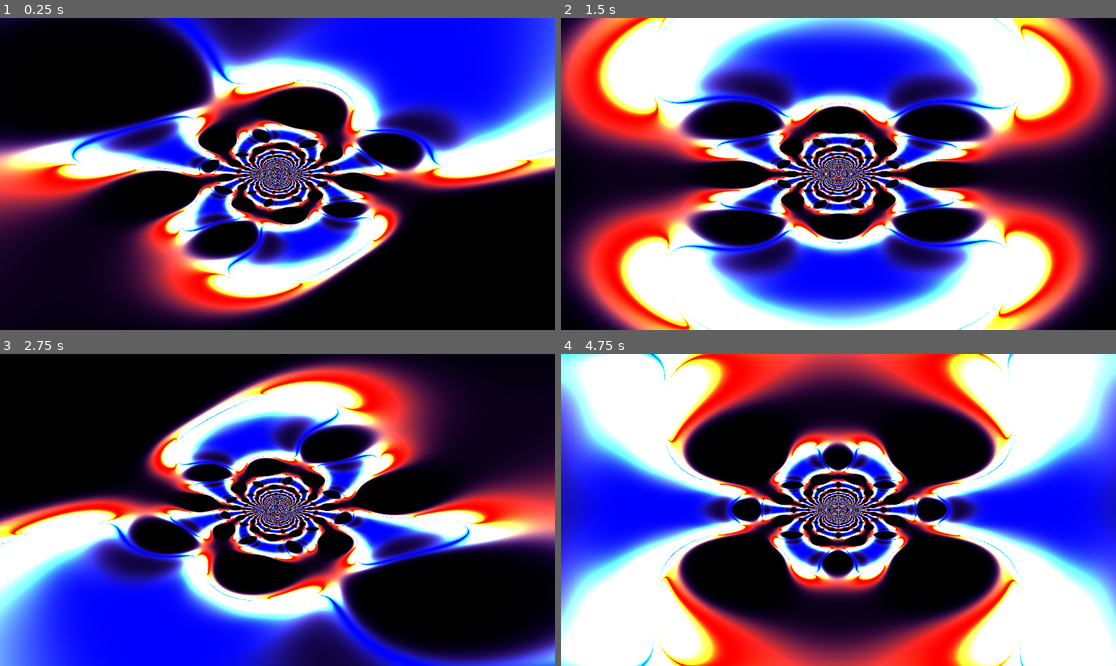
Above: before the commit, frames 1-4 (two rows, left to right).
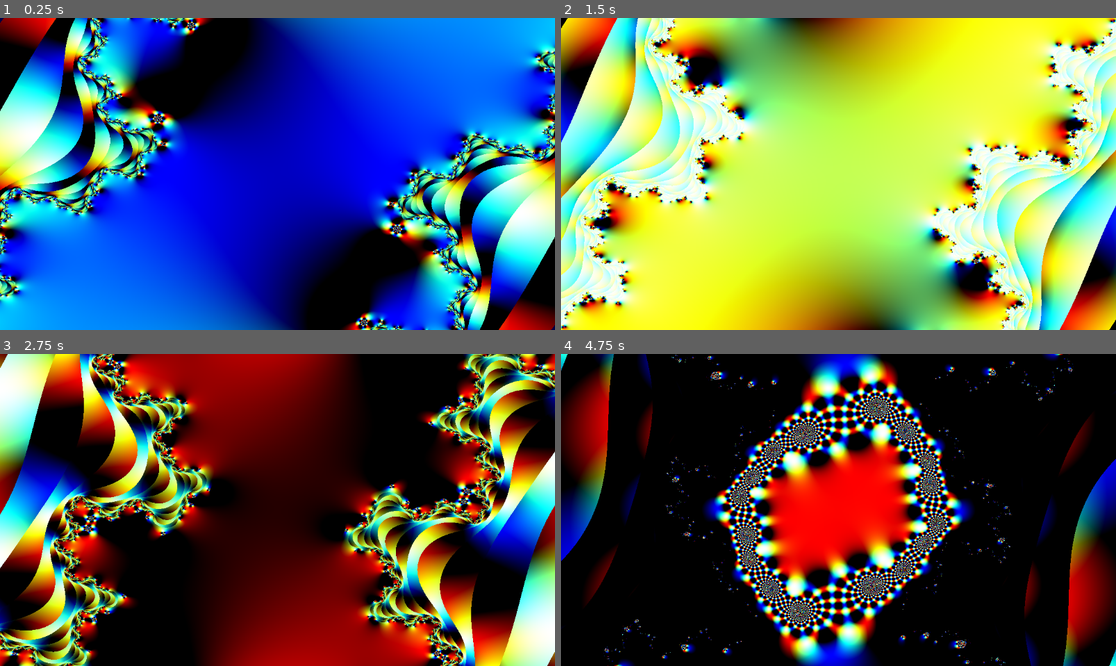
Above: after the commit, the same moments.

Repository: kiwijuice56/web-fractal-flame
Game: Godot game, scene res://main/main.tscn
Same seed, same stepped clock (60 frames per second), same inputs: the game is played once before the commit and once after it.
Inputs:
- Up to frame 1 (0.25 s): no input
- Up to frame 2 (1.5 s): no input
- Up to frame 3 (2.75 s): no input
- Up to frame 4 (4.75 s): no input

The runs differ from the first frame. In frame 1, 92% of the frame differs, in the area x 0-100%, y 0-100%; in frame 2, 99%; in frame 3, 91%; in frame 4, 90%.

Commit message:
Julia

Diff:
--- a/main/fractal.gdshader
+++ b/main/fractal.gdshader
@@ -2,31 +2,47 @@
 
 uniform float aspect_ratio = 1.0;
 
+vec2 sinusoidal(vec2 c, float offset) {
+	c.x = sin(c.x + offset);
+	c.y = sin(c.y + offset);
+
+	return c;
+}
+
+vec2 spherical(vec2 c, float offset) {
+	vec2 t = c;
+	c.x = c.x / (c.x * c.x + c.y * c.y) + offset;
+	c.y = c.y / (t.x * t.x + t.y * t.y) + offset;
+
+	return c;
+}
+
+vec2 julia(vec2 c, vec2 p) {
+	int i = 0;
+	for (; i < 16; i++) {
+		if (c.x * c.x + c.y * c.y > 4.0) {
+			break;
+		}
+		float t = c.x * c.x - c.y * c.y + p.x;
+		c.y = 2.0 * c.x * c.y + p.y;
+		c.x = t;
+	}
+	return c * vec2(float(i)) / 16.0;
+}
+
 void fragment() {
-	// setup coordinates
+	// Setup the coordinate system.
 	vec2 c = UV;
 	c -= vec2(0.5, 0.5);
 	c.x *= aspect_ratio;
 
-	// function after function!
-	c.x = sin(c.x);
-	c.y = sin(c.y);
+	// Apply functions randomly.
+	c = sinusoidal(c, 0.0);
+	c = julia(c, 0.6 * vec2(sin(TIME * 0.1), cos(TIME * 0.1)));
+	c = spherical(c, TIME);
+	//c = sinusoidal(c, TIME);
+	c = sinusoidal(c, 0.0);
 
-	vec2 t = c;
-	c.x = c.x / (c.x * c.x + c.y * c.y) + TIME;
-	c.y = c.y / (t.x * t.x + t.y * t.y) + TIME;
-
-	c.x = sin(c.x);
-	c.y = sin(c.y);
-
-
-	for (int i = 0; i < 3; i++) {
-		c.x = c.x * c.x + 2.0 * c.y * c.x + c.y * c.y;
-	}
-
-	c.y = c.y * c.y - 2.0 * c.y * c.x + c.x * c.x;
-	t = c;
-	c.x = c.x / (c.x * c.x + c.y * c.y);
-	c.y = c.y / (t.x * t.x + t.y * t.y);
-	COLOR.rgb = vec3(c.x, c.y * c.x, c.y);
+	// Turn the final coordinate into a color.
+	COLOR.rgb = vec3(c.x, c.y + c.x, c.y);
 }
--- a/main/main.tscn
+++ b/main/main.tscn
@@ -5,7 +5,7 @@
 
 [sub_resource type="ShaderMaterial" id="ShaderMaterial_clvtp"]
 shader = ExtResource("1_t66l1")
-shader_parameter/aspect_ratio = 0.985
+shader_parameter/aspect_ratio = 1.57
 
 [node name="Main" type="Node"]
 
